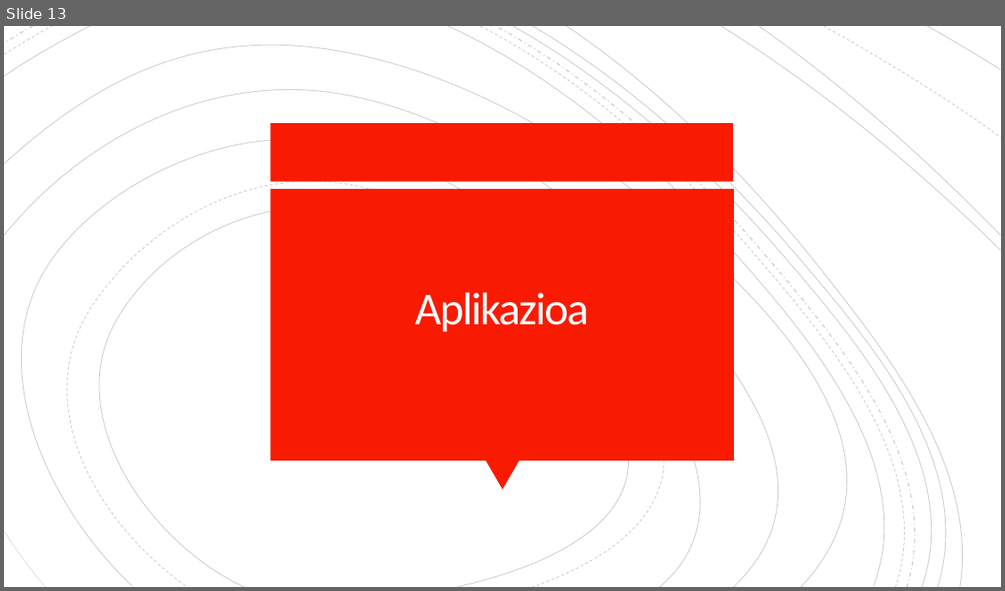
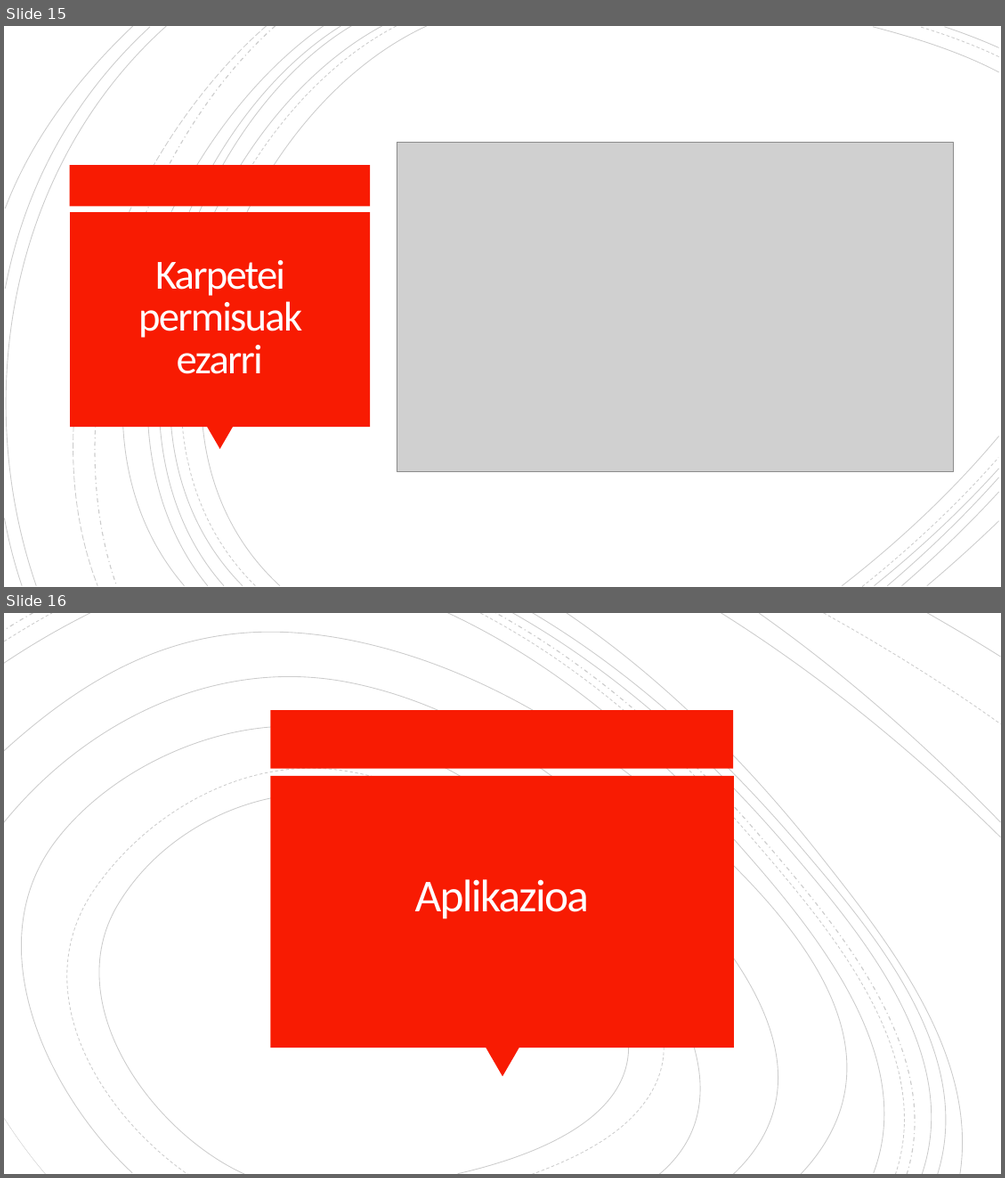
Before and after one commit to OceansForce/Erronka_5_Taldea, a slide deck: Aurkezpena/Aurkezpena_5.taldea_2.sprint.pptx. Shown one above the other, each under a label of ours: slide 13 before the commit, slides 15 and 16 after it. The pictures are 1005x591 and 1005x1178 pixels, drawn with LibreOffice and Linux fonts; fonts in the diff are those of the drawing; grey boxes stand for pictures. Boxes give left, top, right and bottom in pixels: in the first picture for what was removed or moved away, otherwise in the second. Text is boxed around its words. In the diff, an @@ line names an element or a change of style, - is before the commit and + after.

```diff
--- a/Aurkezpena/Aurkezpena_5.taldea_2.sprint.pptx
+++ b/Aurkezpena/Aurkezpena_5.taldea_2.sprint.pptx
@@ slide 15 added at (4,26,1001,587), background #FFFFFF @@
@@ group added at (4,26,999,587): 21 freeform shapes @@
@@ picture added at (396,143,954,472) @@
@@ rectangle added at (70,165,371,206), fill #F81B02 @@
@@ rectangle added at (70,212,370,426), fill #F81B02 @@
@@ title added at (138,260,302,374), 40 pt, text #FFFEFF @@
+Karpetei permisuak ezarri
@@ triangle added at (207,426,233,450), fill #F81B02 @@
@@ what was slide 13 is now slide 16 @@
```
Also in this commit, not shown: 8 slides changed, 3 other slides added, 1 slide removed.
